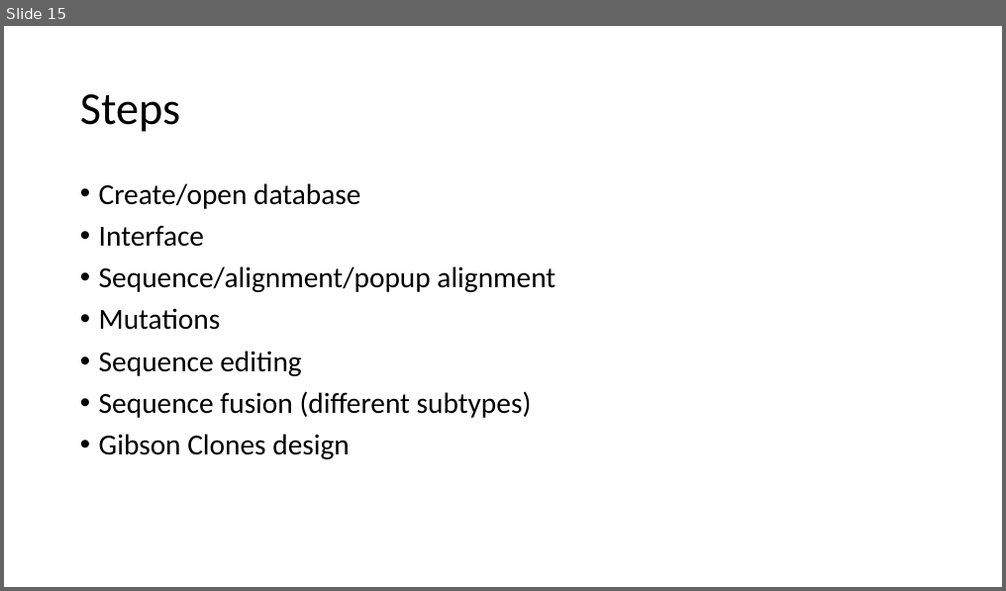
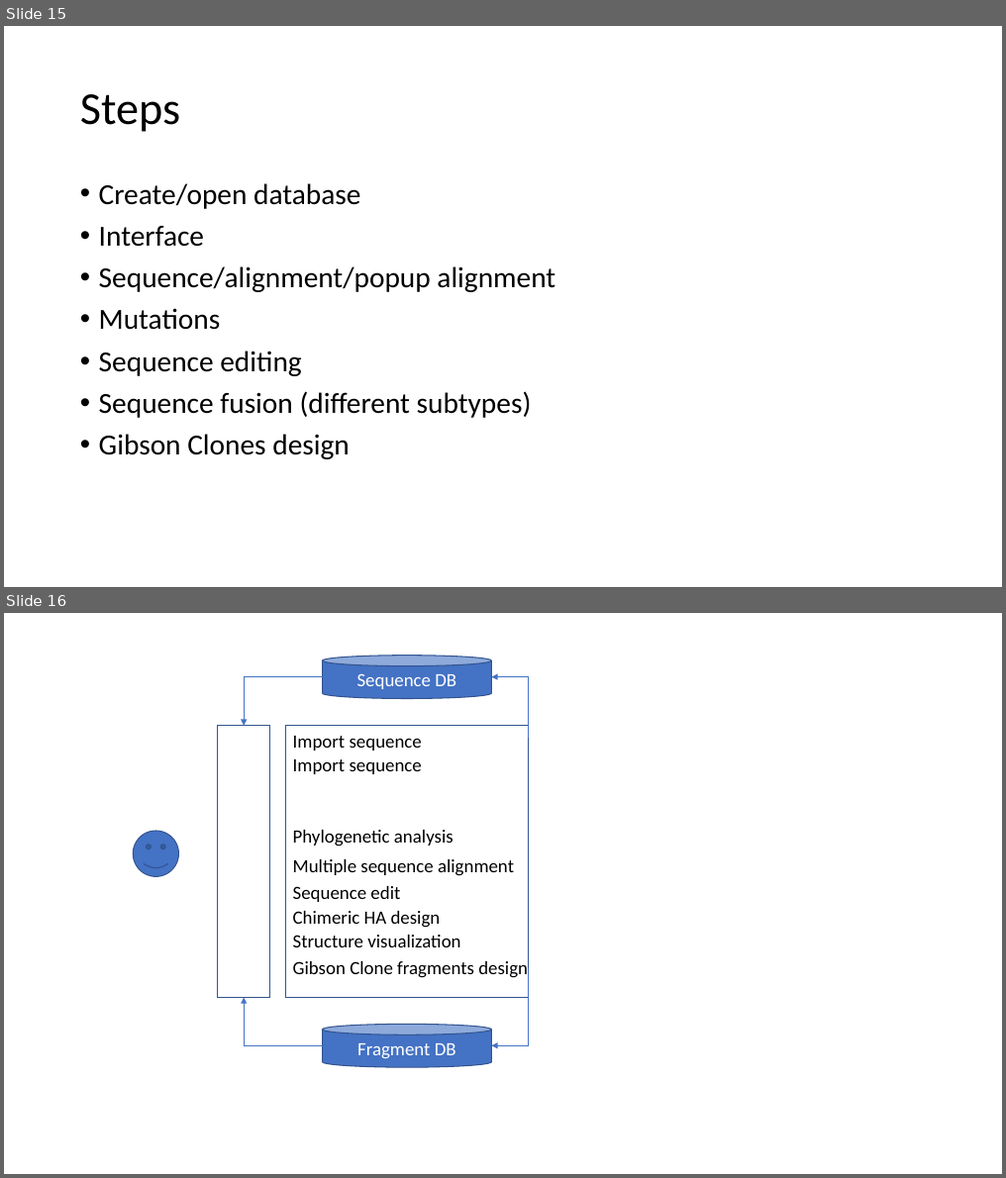
Before and after one commit to WilsonImmunologyLab/Librator, a slide deck: Document/Librator.pptx. Shown one above the other, each under a label of ours: slide 15 before the commit, slides 15 and 16 after it. The pictures are 1006x591 and 1006x1178 pixels, drawn with LibreOffice and Linux fonts; fonts in the diff are those of the drawing. Boxes give left, top, right and bottom in pixels: in the first picture for what was removed or moved away, otherwise in the second. Text is boxed around its words. In the diff, an @@ line names an element or a change of style, - is before the commit and + after.

```diff
--- a/Document/Librator.pptx
+++ b/Document/Librator.pptx
@@ slide 16 added at box(4, 613, 1002, 1174), background #FFFFFF @@
@@ cylinder added at box(322, 656, 491, 699), fill #4472C4, outline #325491 1 pt, 18 pt, text #FFFFFF @@
+Sequence DB
@@ elbow arrow added from (322, 676) to (244, 725), #4472C4 0.5 pt @@
@@ elbow arrow added from (529, 738) to (491, 676), #4472C4 0.5 pt @@
@@ rectangle added at box(218, 725, 270, 997), outline #325491 1 pt @@
@@ rectangle added at box(285, 725, 529, 997), outline #325491 1 pt @@
@@ text added at box(293, 736, 422, 751), 18 pt, text #000000 @@
+Import sequence
@@ text added at box(293, 760, 422, 774), 18 pt, text #000000 @@
+Import sequence
@@ smiley face added at box(133, 831, 178, 876), fill #4472C4, outline #325491 1 pt @@
@@ text added at box(293, 830, 453, 847), 18 pt, text #000000 @@
+Phylogenetic analysis
@@ text added at box(293, 860, 514, 876), 18 pt, text #000000 @@
+Multiple sequence alignment
@@ text added at box(293, 886, 400, 902), 18 pt, text #000000 @@
+Sequence edit
@@ text added at box(293, 911, 441, 928), 18 pt, text #000000 @@
+Chimeric HA design
@@ text added at box(293, 935, 460, 948), 18 pt, text #000000 @@
+Structure visualization
@@ text added at box(293, 961, 528, 978), 18 pt, text #000000 @@
+Gibson Clone fragments design
@@ elbow arrow added from (529, 967) to (491, 1046), #4472C4 0.5 pt @@
@@ elbow arrow added from (322, 1046) to (244, 998), #4472C4 0.5 pt @@
@@ cylinder added at box(322, 1024, 491, 1067), fill #4472C4, outline #325491 1 pt, 18 pt, text #FFFFFF @@
+Fragment DB
```
Also in this commit, not shown: 10 other files.
